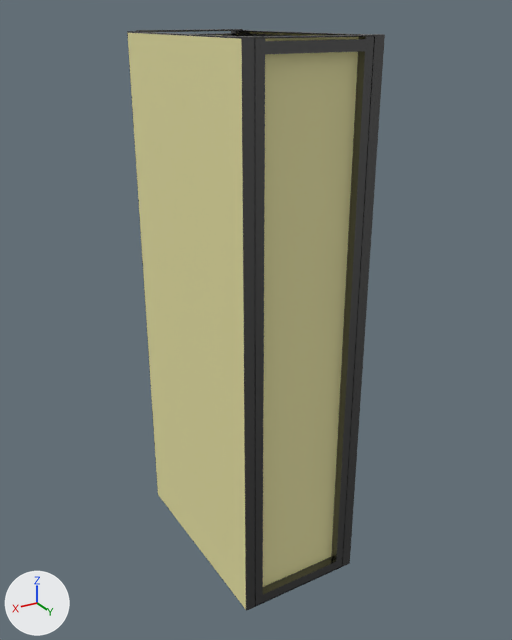
An edit to the glTF model models/backdrops/Moduluxe/Storage Half and Full Panels.glb, drawn before and after from the same camera.
The view is the same before and after, from a 50 mm camera at (1.48, 2.07, 2.44) aimed at (-0.07, -0.51, 1.15). Arrows for +X, +Y and +Z are at lower left; the lights stay in place. The first picture is the older version. Where no turn or scale is listed for an object, it has been applied to the vertices.

Names of what the first picture shows: 'Standard 19.002', 'Standard 38.013', 'Standard 38.014' and 1 more.
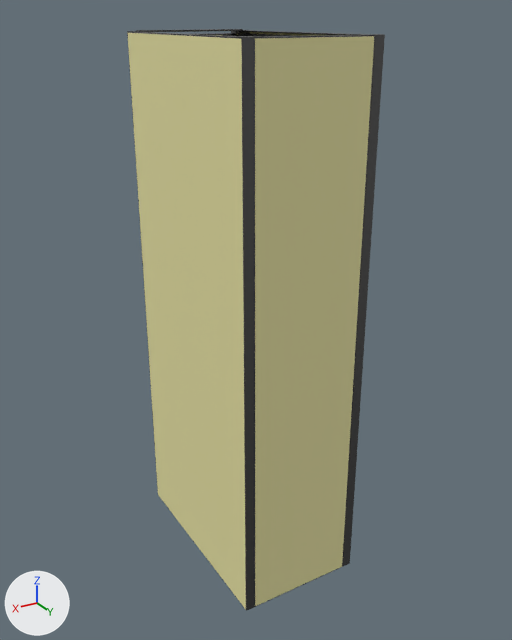
Commit message: Storage half and full panels update

Boxes [x1, y1, x2, y2] around the edits, measured in the pictures (512 x 640 px):
'Standard 19.002', turned: [252, 34, 376, 607] in both

The change, as a diff of the scene's bpy script:
```diff
--- a/models/backdrops/Moduluxe/Storage Half and Full Panels.glb.py
+++ b/models/backdrops/Moduluxe/Storage Half and Full Panels.glb.py
@@ ob_standard_19_002 @@
 ob_standard_19_002.location = (0.0, -0.021, 0.0)
+ob_standard_19_002.rotation_euler = (0.0, 0.0, -3.142)  # degrees (0, 0, -180)
```
